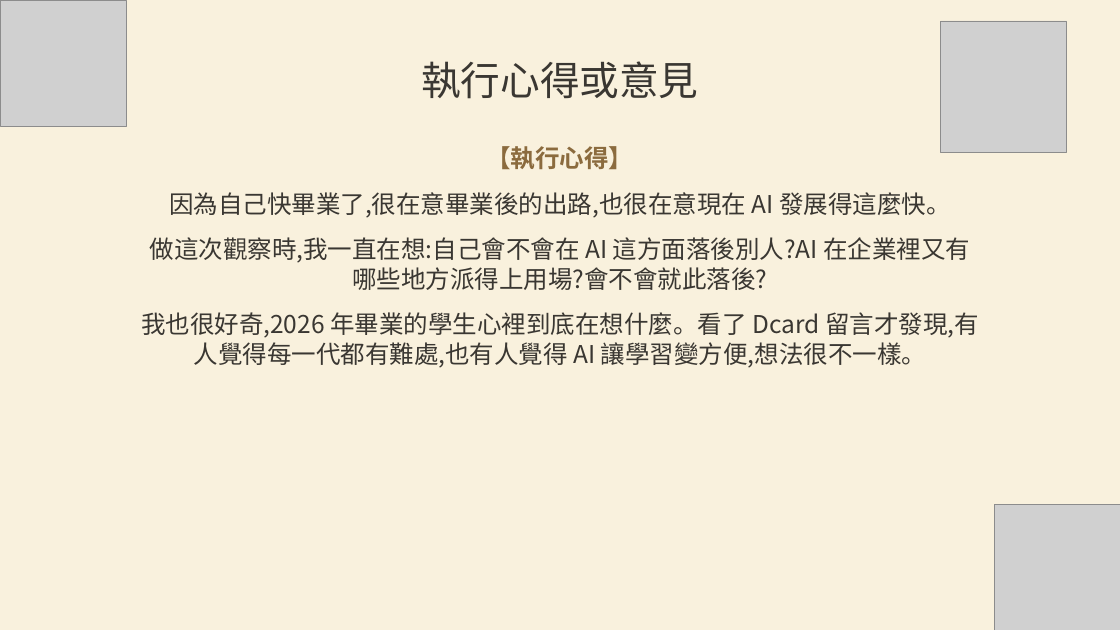
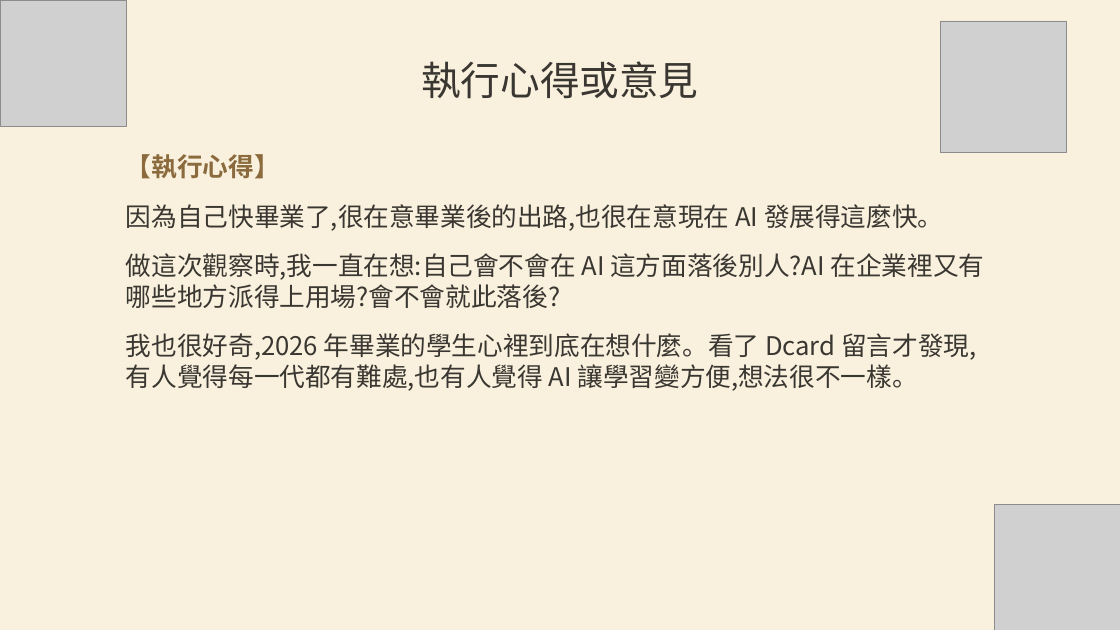
Before and after one commit to tobychien/project-hub, a slide deck: slide 9 of deliverables/邱偉浩-元智大學-10月B.pptx. Drawn at 1120x630 pixels with LibreOffice and Linux fonts; fonts in the diff are those of the drawing; grey boxes stand for pictures. Boxes give left, top, right and bottom in pixels: in the first picture for what was removed or moved away, otherwise in the second. Text is boxed around its words. In the diff, an @@ line names an element or a change of style, - is before the commit and + after.

```diff
--- a/deliverables/邱偉浩-元智大學-10月B.pptx
+++ b/deliverables/邱偉浩-元智大學-10月B.pptx
@@ text "【執行心得】": place and size @@
-text "【執行心得】" at (141, 146, 979, 368)
+text "【執行心得】" at (126, 154, 985, 391)
@@ text "【執行心得】" at (126, 154, 985, 391): size 21 to 22 pt; alignment centre to left; more space between paragraphs @@
```
Also in this commit, not shown: 4 other slides changed, 1 other file.
